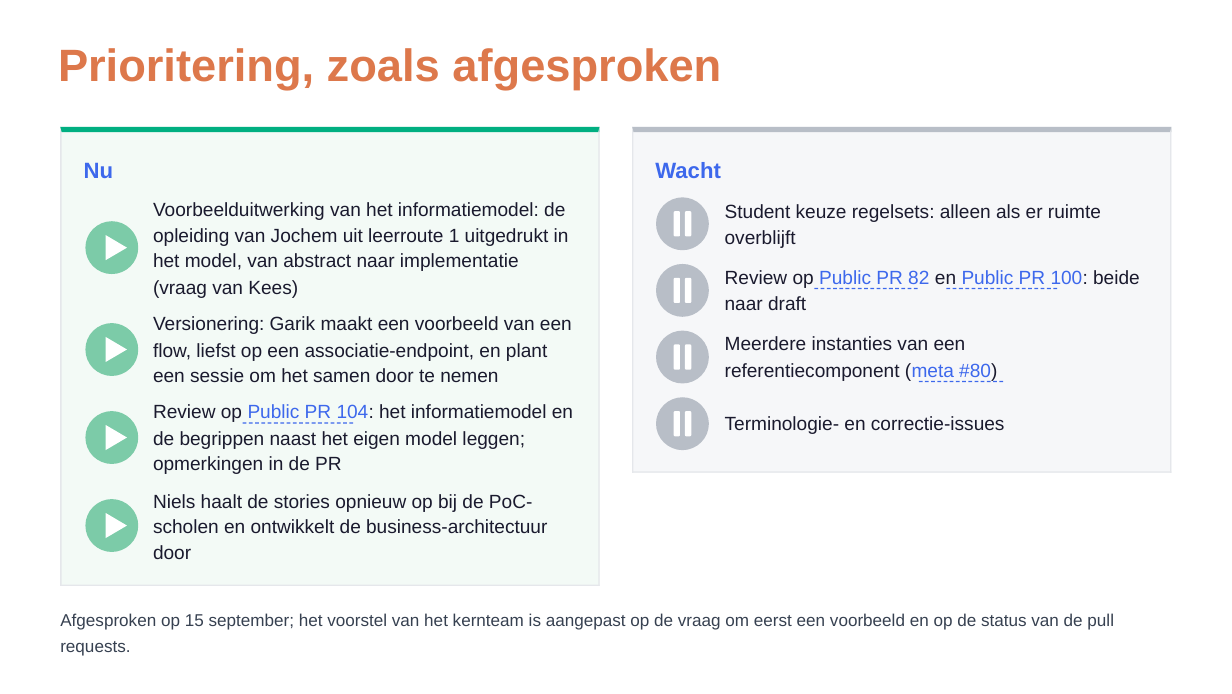
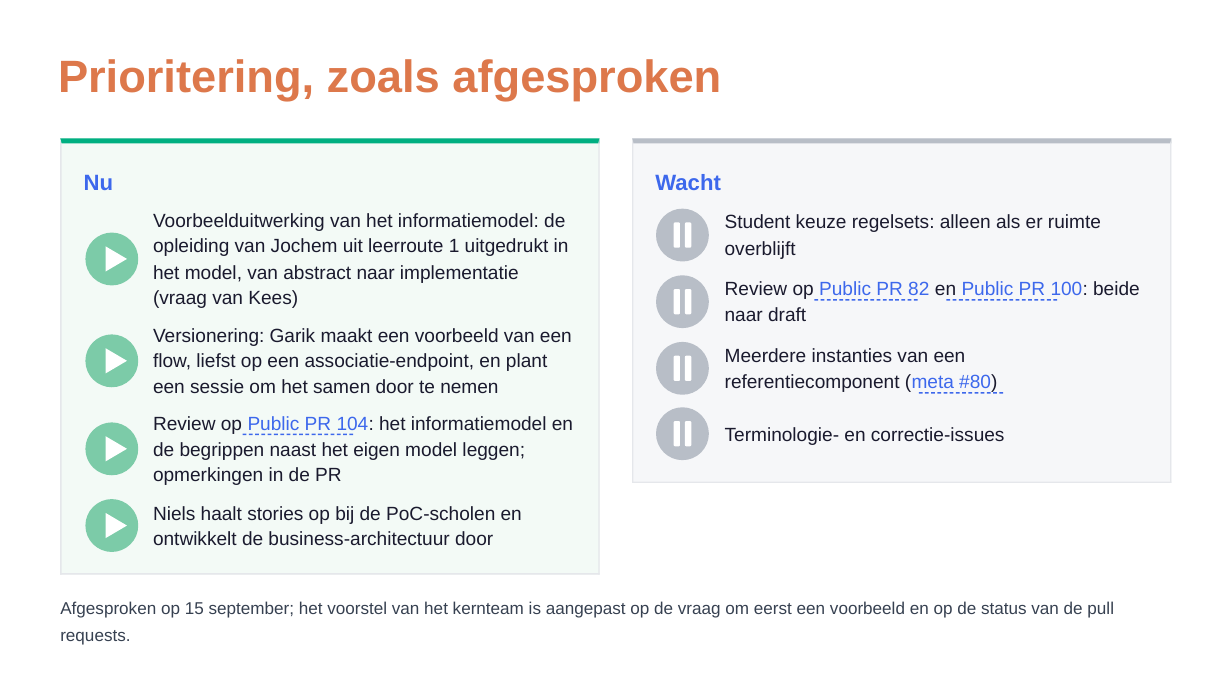
Before and after one commit to Npuls-OKx/meta, a slide deck: slide 38 of presentaties/export/260915_kerngroep_techniek_afspraken/260915_kerngroep_techniek_afspraken.pptx. Drawn at 1232x694 pixels with LibreOffice and Linux fonts; fonts in the diff are those of the drawing; background and template pictures are left out. Boxes give left, top, right and bottom in pixels: in the first picture for what was removed or moved away, otherwise in the second. Text is boxed around its words. In the diff, an @@ line names an element or a change of style, - is before the commit and + after.

```diff
--- a/presentaties/export/260915_kerngroep_techniek_afspraken/260915_kerngroep_techniek_afspraken.pptx
+++ b/presentaties/export/260915_kerngroep_techniek_afspraken/260915_kerngroep_techniek_afspraken.pptx
@@ freeform shape: place and size @@
-freeform shape at bbox=[60, 127, 600, 585]
+freeform shape at bbox=[60, 139, 600, 574]
@@ freeform shape: place and size @@
-freeform shape at bbox=[60, 127, 62, 585]
+freeform shape at bbox=[60, 139, 62, 574]
@@ freeform shape: place and size @@
-freeform shape at bbox=[599, 127, 600, 585]
+freeform shape at bbox=[599, 139, 600, 574]
@@ 19 texts, 16 freeform shapes: place and size @@
-19 texts, 16 freeform shapes at bbox=[58, 48, 1172, 474]
+19 texts, 16 freeform shapes at bbox=[58, 59, 1172, 485]
@@ freeform shape: place and size @@
-freeform shape at bbox=[1170, 127, 1172, 472]
+freeform shape at bbox=[632, 139, 633, 483]
@@ freeform shape: place and size @@
-freeform shape at bbox=[632, 127, 633, 472]
+freeform shape at bbox=[1170, 139, 1172, 483]
@@ text "overblijft": place and size @@
-text "overblijft" at bbox=[725, 230, 796, 248]
+text "overblijft" at bbox=[725, 241, 796, 259]
@@ freeform shape: place and size @@
-freeform shape at bbox=[946, 288, 1057, 290]
+freeform shape at bbox=[814, 299, 917, 300]
@@ freeform shape: place and size @@
-freeform shape at bbox=[814, 288, 917, 290]
+freeform shape at bbox=[946, 299, 1057, 300]
@@ 4 freeform shapes: place and size @@
-4 freeform shapes at bbox=[685, 211, 691, 437]
+4 freeform shapes at bbox=[673, 222, 679, 446]
@@ 4 freeform shapes: place and size @@
-4 freeform shapes at bbox=[673, 211, 679, 437]
+4 freeform shapes at bbox=[685, 222, 691, 446]
@@ text at bbox=[153, 506, 522, 524]: text changed @@
-Niels haalt de stories opnieuw op bij de PoC-
+Niels haalt stories op bij de PoC-scholen en
@@ text at bbox=[153, 531, 493, 545]: text changed @@
-scholen en ontwikkelt de business-architectuur
+ontwikkelt de business-architectuur door
@@ text removed at bbox=[153, 545, 191, 559] @@
-door
@@ 2 texts, 1 freeform shape: place and size @@
-2 texts, 1 freeform shape at bbox=[60, 584, 1114, 656]
+2 texts, 1 freeform shape at bbox=[60, 573, 1114, 645]
```
Also in this commit, not shown: 1 other slide changed, 2 other files.
